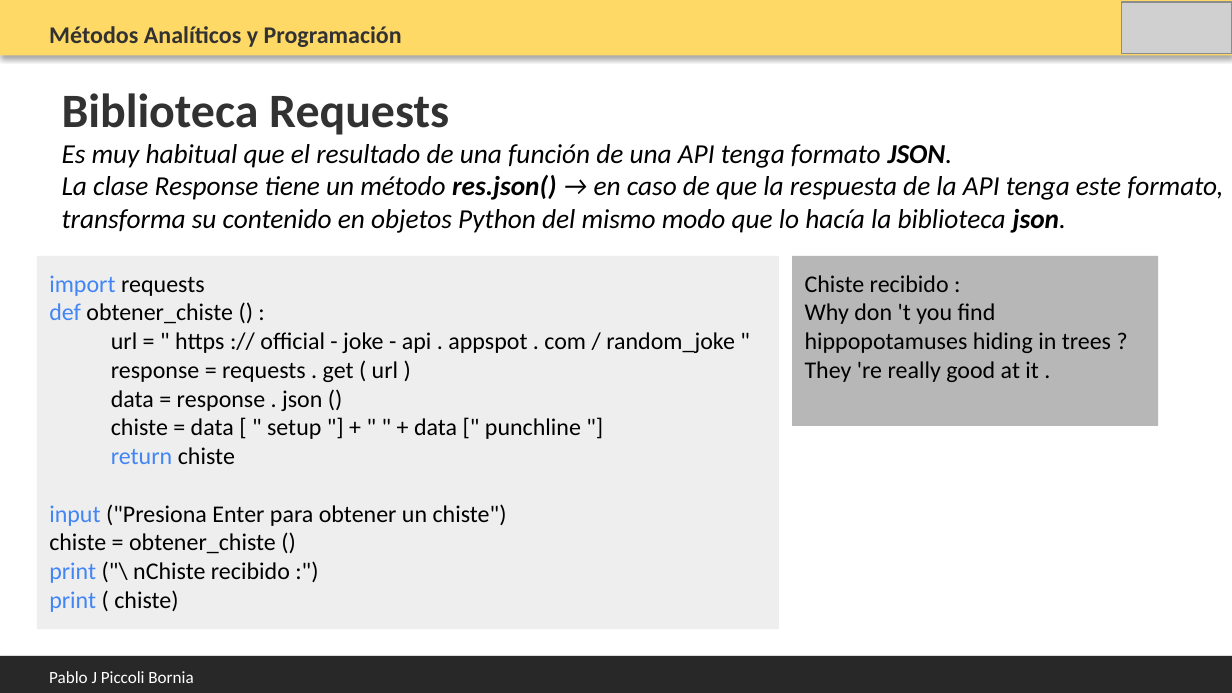
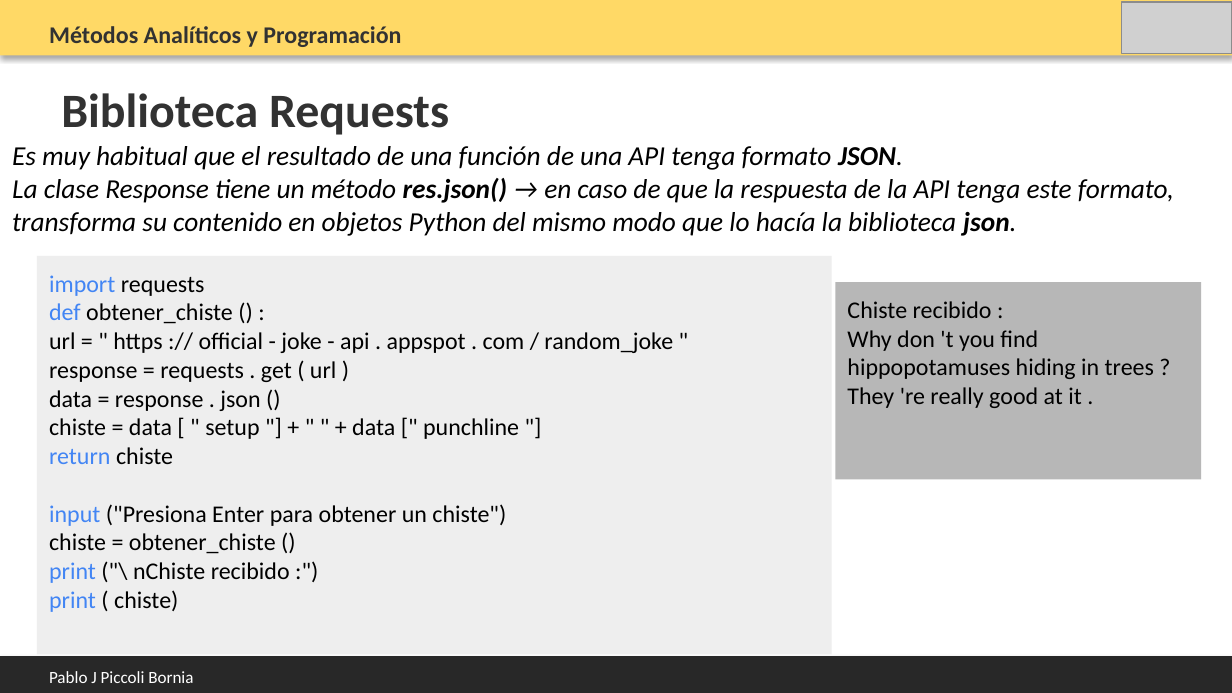
Before and after one commit to PabloPicc/MAyP_2026_1S, a slide deck: slide 14 of clases_teoricas_2026/Clase_13_APIs.pptx. Drawn at 1232x693 pixels with LibreOffice and Linux fonts; fonts in the diff are those of the drawing; grey boxes stand for pictures. Boxes give left, top, right and bottom in pixels: in the first picture for what was removed or moved away, otherwise in the second. Text is boxed around its words. In the diff, an @@ line names an element or a change of style, - is before the commit and + after.

Commit message:
Clases solidificadas en pdf, TP2 nuevo, etc

```diff
--- a/clases_teoricas_2026/Clase_13_APIs.pptx
+++ b/clases_teoricas_2026/Clase_13_APIs.pptx
@@ text "Es muy habitual que el ...": place and size @@
-text "Es muy habitual que el ..." at bbox=[62, 144, 1223, 233]
+text "Es muy habitual que el ..." at bbox=[12, 146, 1174, 236]
@@ rectangle "import requests": place and size @@
-rectangle "import requests" at bbox=[37, 256, 779, 630]
+rectangle "import requests" at bbox=[37, 256, 832, 654]
@@ rectangle "import requests" at bbox=[37, 256, 832, 654]: indent changed @@
@@ rectangle "Chiste recibido :": place and size @@
-rectangle "Chiste recibido :" at bbox=[792, 256, 1158, 426]
+rectangle "Chiste recibido :" at bbox=[835, 282, 1201, 479]
```
Also in this commit, not shown: 9 other slides changed, 7 other files.
